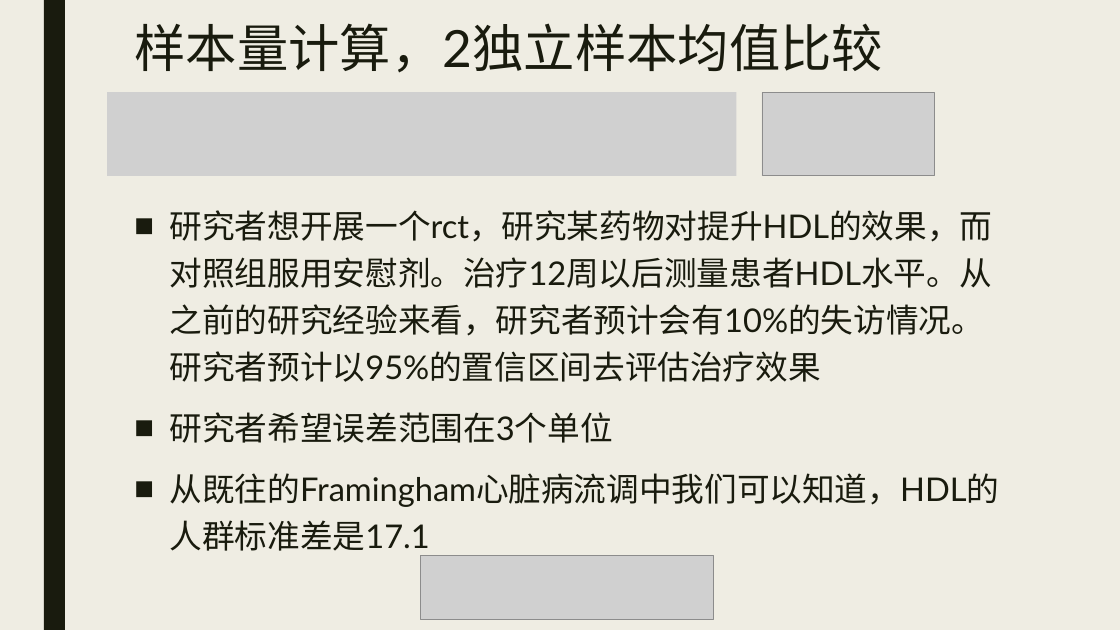
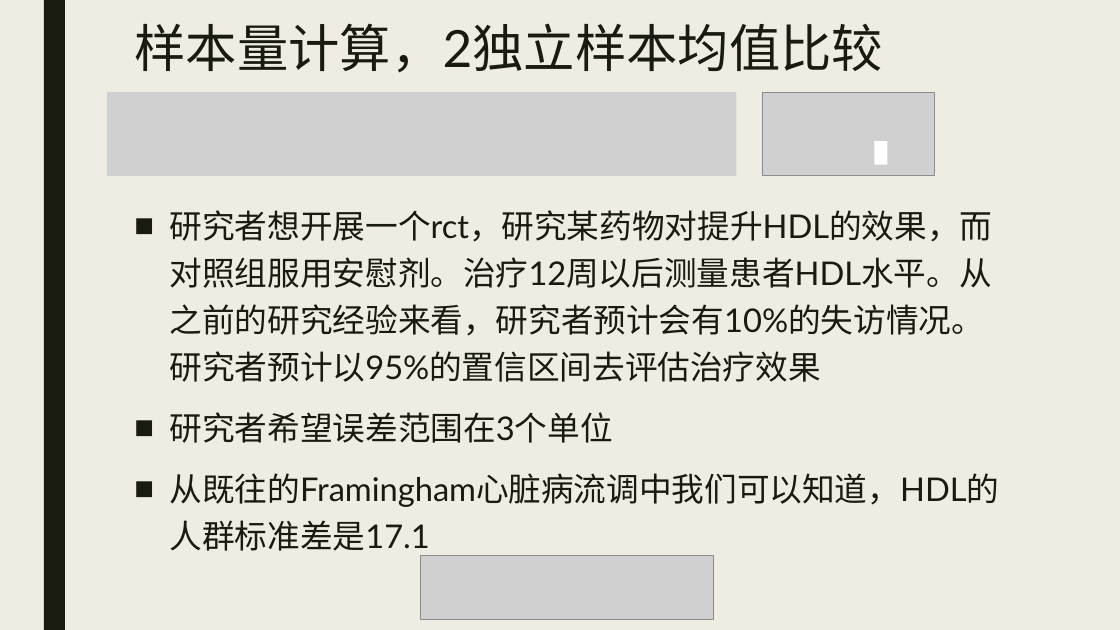
Before and after one commit to beneon/medstat, a slide deck: slide 35 of lect-6/二分变量的检验以及样本量估计.pptx. Drawn at 1120x630 pixels with LibreOffice and Linux fonts; fonts in the diff are those of the drawing; grey boxes stand for pictures. Boxes give left, top, right and bottom in pixels: in the first picture for what was removed or moved away, otherwise in the second. Text is boxed around its words. In the diff, an @@ line names an element or a change of style, - is before the commit and + after.

```diff
--- a/lect-6/二分变量的检验以及样本量估计.pptx
+++ b/lect-6/二分变量的检验以及样本量估计.pptx
@@ rectangle added at bbox=[875, 141, 888, 165], fill #FFFFFF @@
```
Also in this commit, not shown: 4 other files.
